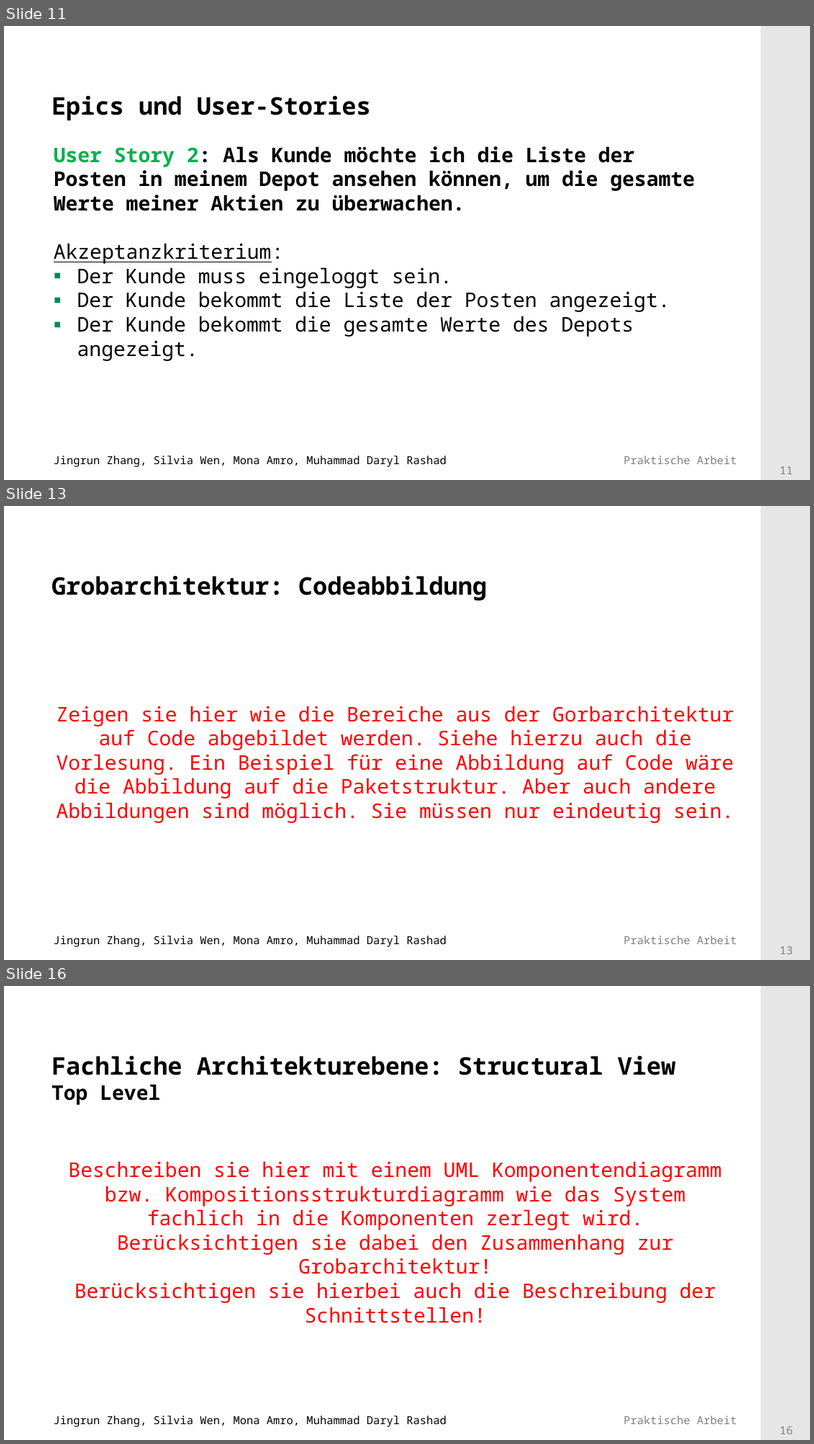
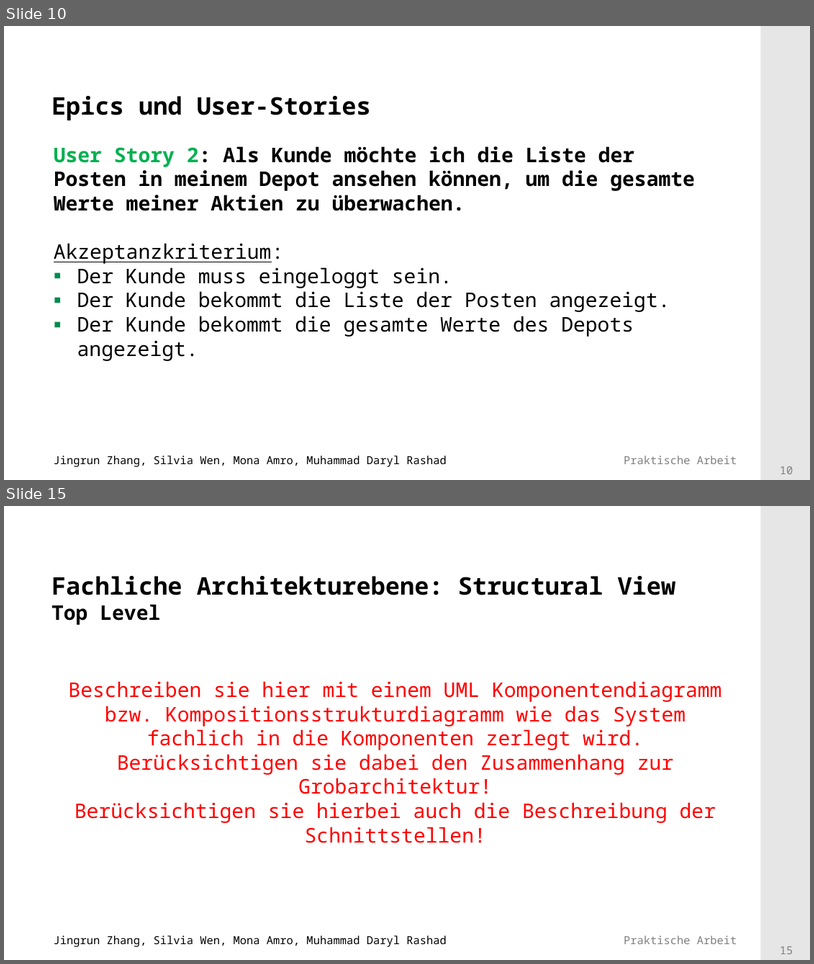
Before and after one commit to Mufasaxi/SimpleBank, a slide deck: architecture/Vorlage_Praesentation_2022 _2_2_OOD.pptx. Shown one above the other, each under a label of ours: slides 11, 13 and 16 before the commit, slides 10 and 15 after it; the slides between them are not shown. The pictures are 814x1444 and 814x964 pixels, drawn with LibreOffice and Linux fonts; fonts in the diff are those of the drawing; background and template pictures are left out. Boxes give left, top, right and bottom in pixels: in the first picture for what was removed or moved away, otherwise in the second. Text is boxed around its words. In the diff, an @@ line names an element or a change of style, - is before the commit and + after.

```diff
--- a/architecture/Vorlage_Praesentation_2022 _2_2_OOD.pptx
+++ b/architecture/Vorlage_Praesentation_2022 _2_2_OOD.pptx
@@ slide 13 removed at <box>4,506,810,960</box>, background #FFFFFF; not listed: 4 template elements that a slide beside it also shows @@
@@ title removed at <box>52,576,487,601</box> @@
-Grobarchitektur: Codeabbildung
@@ text removed at <box>57,705,734,823</box> @@
-Zeigen sie hier wie die Bereiche aus der Gorbarchitektur auf Code abgebildet werden. Siehe hierzu auch die Vorlesung. Ein Beispiel für eine Abbildung auf Code wäre die Abbildung auf die Paketstruktur. Aber auch andere Abbildungen sind möglich. Sie müssen nur eindeutig sein.
@@ what was slide 11 is now slide 10 @@
@@ page number at <box>780,466,793,474</box>: text changed @@
-11
+10
@@ what was slide 16 is now slide 15 @@
@@ page number at <box>780,946,793,954</box>: text changed @@
-16
+15
```
Also in this commit, not shown: 4 slides changed, 3 slides added, 4 other slides removed, 5 other files.
